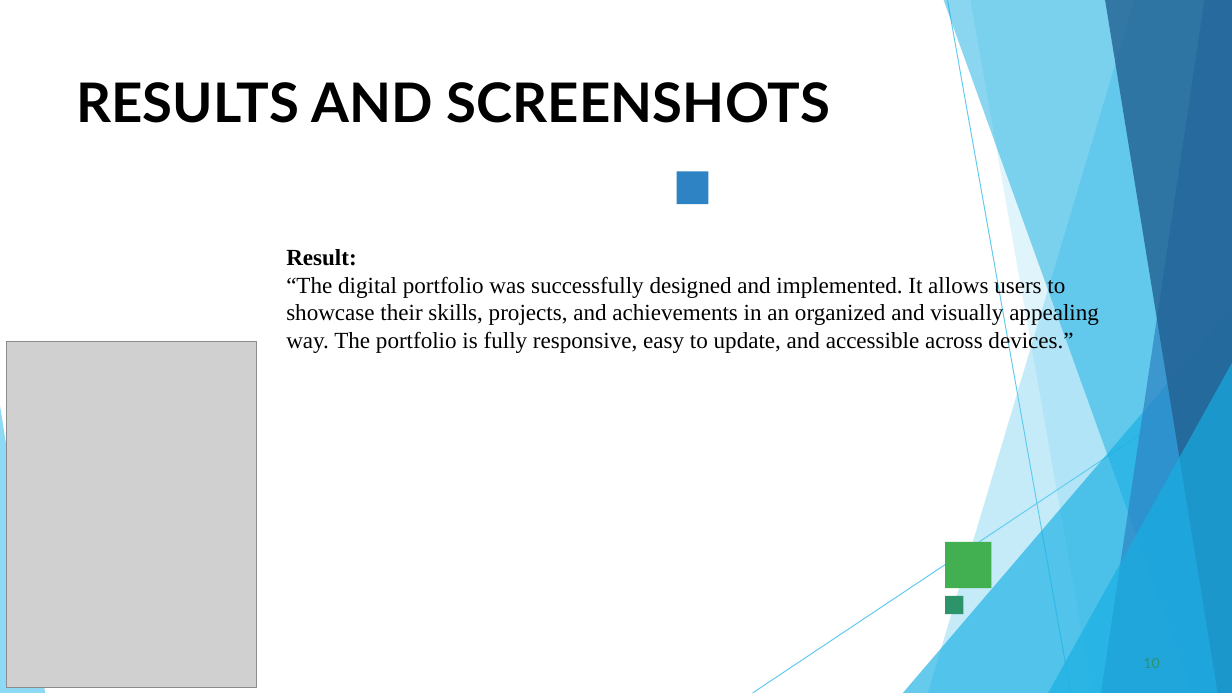
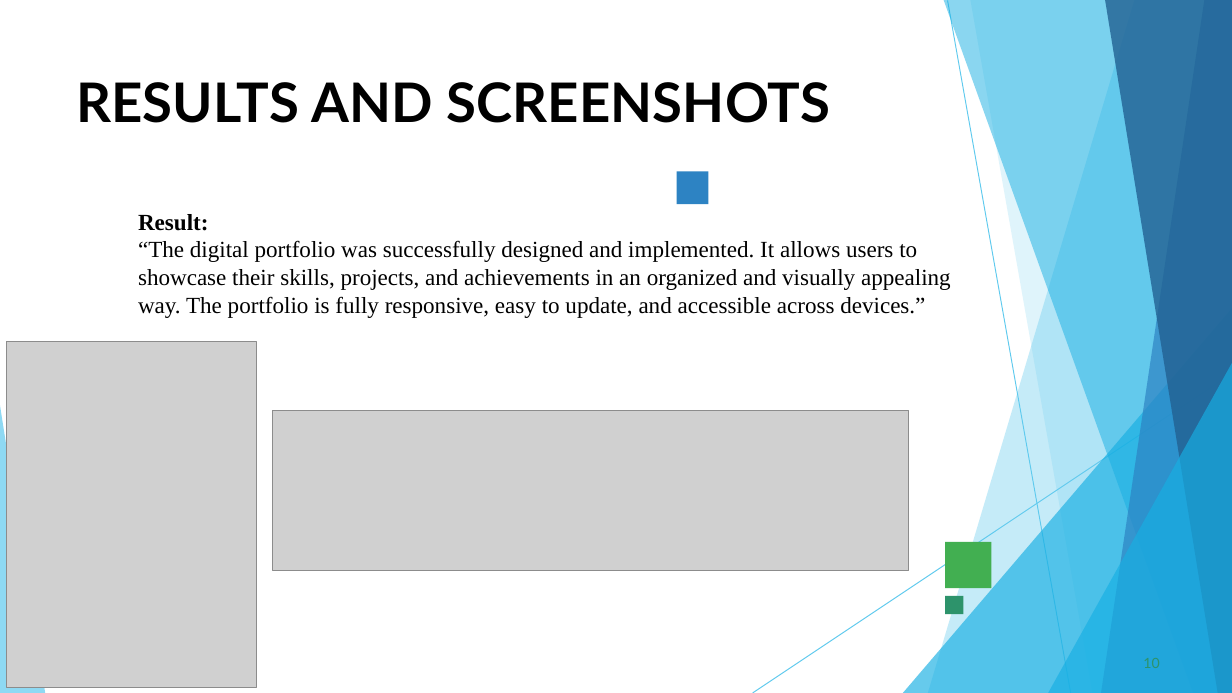
Before and after one commit to poornimanagaraj866-boop/N.-Poornima-, a slide deck: slide 10 of digital portfolio ppt.pptx. Drawn at 1232x693 pixels with LibreOffice and Linux fonts; fonts in the diff are those of the drawing; grey boxes stand for pictures. Boxes give left, top, right and bottom in pixels: in the first picture for what was removed or moved away, otherwise in the second. Text is boxed around its words. In the diff, an @@ line names an element or a change of style, - is before the commit and + after.

```diff
--- a/digital portfolio ppt.pptx
+++ b/digital portfolio ppt.pptx
@@ text "Result: “The digital portfolio was ...": place and size @@
-text "Result: “The digital portfolio was ..." at box(286, 249, 1099, 354)
+text "Result: “The digital portfolio was ..." at box(138, 214, 951, 318)
@@ picture added at box(273, 410, 909, 571) @@
```
Also in this commit, not shown: 10 other slides changed.
